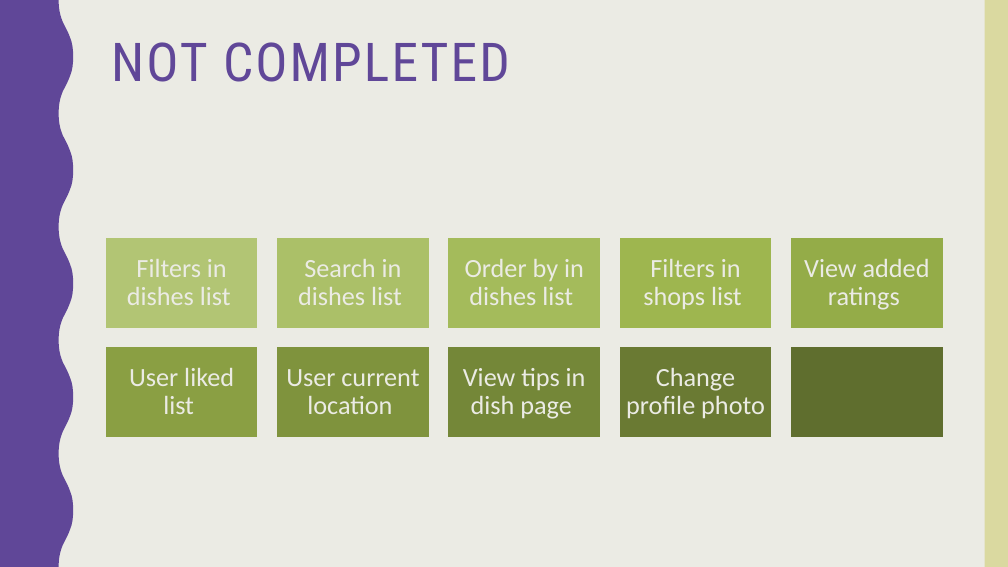
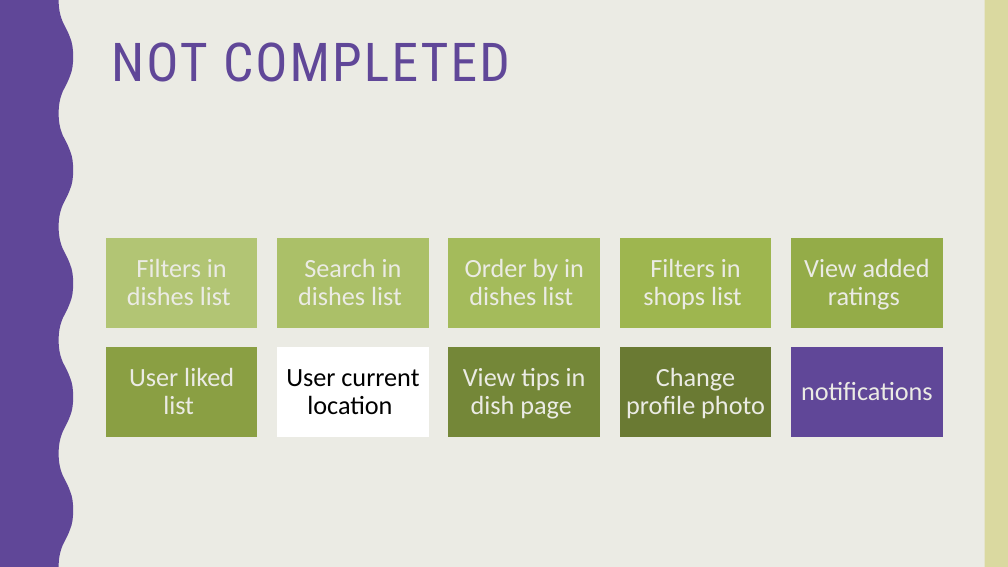
Before and after one commit to norahK/444SWE-Project, a slide deck: slide 7 of Pick a dish app.pptx. Drawn at 1008x567 pixels with LibreOffice and Linux fonts; fonts in the diff are those of the drawing. Boxes give left, top, right and bottom in pixels: in the first picture for what was removed or moved away, otherwise in the second. Text is boxed around its words. In the diff, an @@ line names an element or a change of style, - is before the commit and + after.

```diff
--- a/Pick a dish app.pptx
+++ b/Pick a dish app.pptx
@@ text "User current location" at bbox=[286, 369, 419, 414]: text colour #EBEBE4 to #000000 @@
@@ rectangle at bbox=[275, 346, 431, 439]: fill #7F933D to #FFFFFF @@
@@ rectangle at bbox=[789, 346, 945, 439]: fill #5F6E2E to #604798 @@
@@ text added at bbox=[801, 382, 933, 400], 25 pt, text #EBEBE4 @@
+notifications
```
Also in this commit, not shown: 2 other slides changed.
